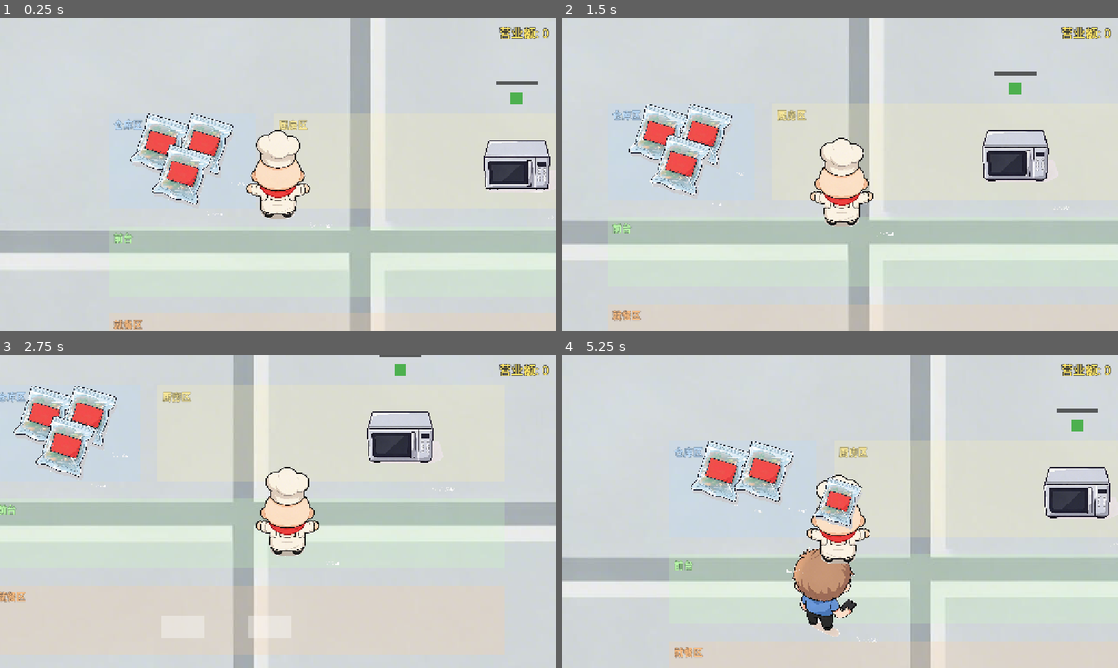
Above: before the commit, frames 1-4 (two rows, left to right).
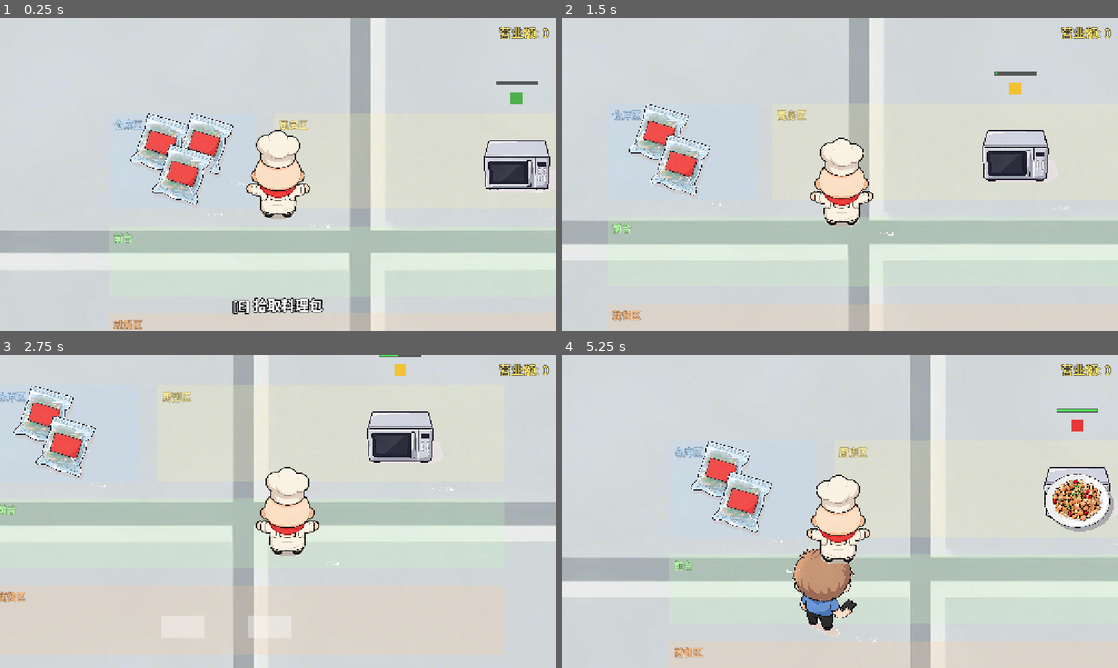
Above: after the commit, the same moments.

Repository: 408Survivor/order_rush
Game: Godot game, scene res://scenes/MainScene.tscn
Two runs of this game, one before a commit and one after it. Both use one fixed random seed, a clock stepped at 60 frames per second and the inputs below.
Inputs:
- Up to frame 1 (0.25 s): no input
- Up to frame 2 (1.5 s): tap Enter at 0.5 s; hold D (move_right) 0.53-1.28 s; hold Space (interact) 0.53-1.28 s; hold S (move_down) from 1.28 s (still down); tap Space (interact) at 1.35 s
- Up to frame 3 (2.75 s): release S (move_down) at 2.03 s; hold D (move_right) from 2.03 s (still down); hold Space (interact) from 2.03 s (still down)
- Up to frame 4 (5.25 s): release D (move_right) at 2.78 s; release Space (interact) at 2.78 s; hold W (move_up) 2.78-3.53 s; tap Space (interact) at 2.85, 4.35 s; hold Space (interact) 3.53-4.28 s; hold A (move_left) 3.53-5.03 s; hold S (move_down) from 5.03 s (still down); hold Space (interact) from 5.03 s (still down)

The runs differ from the first frame. In frame 1, 0.7% of the frame differs, in the area x 41-59%, y 89-95%; in frame 2, 0.8%; in frame 3, 0.8%; in frame 4, 4.4%, in the area x 27-100%, y 17-61%.

Commit message:
fix: 交付提示根因——顾客未入 interactable 组 + 交互改范围检测 (#16)
根因：customer.gd 只加了 customer 组，交互检测（is_in_group interactable）永远过滤掉顾客
→ 交付提示/交付交互从未真正可用（测试直接调方法绕过了该链，未发现）。

修复：
- 顾客加入 interactable 组
- 交互检测改为范围检测优先（InteractArea r=300，areas+bodies，靠近即提示不依赖朝向）+ 射线兜底
- 探针验证：游戏模式 200px 旁命中顾客 ✓

Diff:
--- a/scenes/entities/PlayerCharacter.tscn
+++ b/scenes/entities/PlayerCharacter.tscn
@@ -5,6 +5,9 @@
 
 [sub_resource type="CircleShape2D" id="CircleShape2D_5tcya"]
 radius = 117.0
+
+[sub_resource type="CircleShape2D" id="CircleShape2D_interact"]
+radius = 300.0
 
 [node name="PlayerCharacter" type="CharacterBody2D" unique_id=1418374193]
 collision_layer = 2
@@ -25,6 +28,14 @@
 
 [node name="HeldItemPivot" type="Marker2D" parent="."]
 position = Vector2(0, -40)
+
+[node name="InteractArea" type="Area2D" parent="."]
+collision_layer = 0
+collision_mask = 28
+monitorable = false
+
+[node name="CollisionShape2D" type="CollisionShape2D" parent="InteractArea"]
+shape = SubResource("CircleShape2D_interact")
 
 [node name="Camera2D" type="Camera2D" parent="."]
 position_smoothing_enabled = true
--- a/scripts/entities/customer.gd
+++ b/scripts/entities/customer.gd
@@ -42,6 +42,7 @@
 # ==================== 生命周期 ====================
 
 func _ready() -> void:
+	add_to_group("interactable")
 	add_to_group("customer")
 	print_rich("[color=green]Customer spawned at %s, heading to %s[/color]" % [str(global_position), str(queue_slot)])
 
--- a/scripts/entities/player_character.gd
+++ b/scripts/entities/player_character.gd
@@ -20,6 +20,7 @@
 # ==================== 节点引用 ====================
 @onready var sprite: Sprite2D = $Sprite2D
 @onready var interaction_ray: RayCast2D = $InteractionRay
+@onready var interact_area: Area2D = $InteractArea
 @onready var held_item_pivot: Marker2D = $HeldItemPivot
 @onready var prompt_label: Label = $InteractionPrompt/PromptLabel
 
@@ -110,8 +111,29 @@
 
 	return false
 
-## 获取交互射线命中的可交互对象（跳过手持物品——它挂在玩家面前会挡住射线）
+## 获取可交互对象：范围检测优先（靠近即触发，不依赖朝向），射线兜底
 func _get_interactable_object() -> Node2D:
+	# 1) 交互范围内最近的 interactable（Area2D 物品/设备 + PhysicsBody 顾客；排除手持物品）
+	var best: Node2D = null
+	var best_dist := INF
+	for area in interact_area.get_overlapping_areas():
+		if area == held_item or not area.is_in_group("interactable"):
+			continue
+		var dist := global_position.distance_to(area.global_position)
+		if dist < best_dist:
+			best_dist = dist
+			best = area
+	for body in interact_area.get_overlapping_bodies():
+		if body == held_item or not body.is_in_group("interactable"):
+			continue
+		var dist := global_position.distance_to(body.global_position)
+		if dist < best_dist:
+			best_dist = dist
+			best = body
+	if best != null:
+		return best
+
+	# 2) 回退：射线检测（编辑器进程物理不步进时范围不可用）
 	if interaction_ray.is_colliding():
 		var collider := interaction_ray.get_collider()
 		if collider != null and collider.is_in_group("interactable") and collider != held_item:
